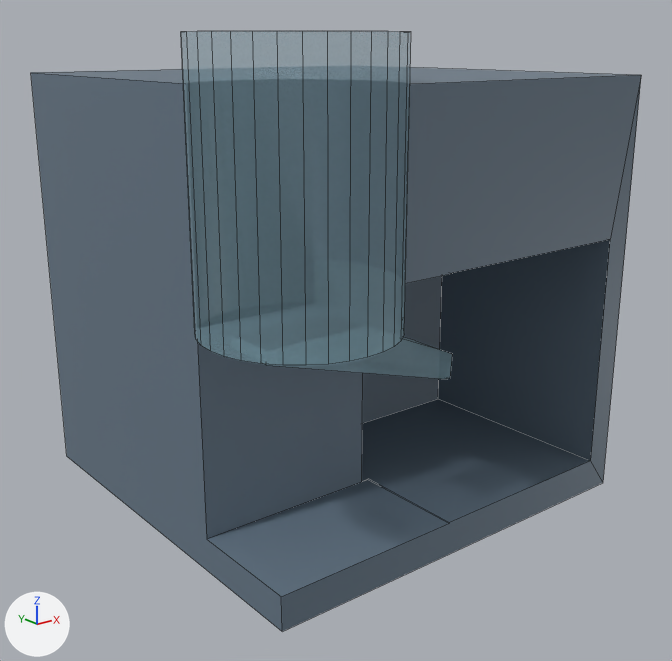
The OBJ model IceCreamMaker3d/res/MachineModel.obj as it was, and as the next commit left it.
The view is the same before and after, from a 50 mm lens placed at (-3.17, -2.8, 1.83), pointed at (-0.5, 0.54, 0.5). The lights are fixed; the arrows at lower left show +X, +Y and +Z. The first picture is the older version. Mesh edges are drawn as thin lines. Where no turn or scale is listed for an object, it has been applied to the vertices.

The first picture shows 'Aparat_za_sladoled', 'Sprikles_kontejner'.
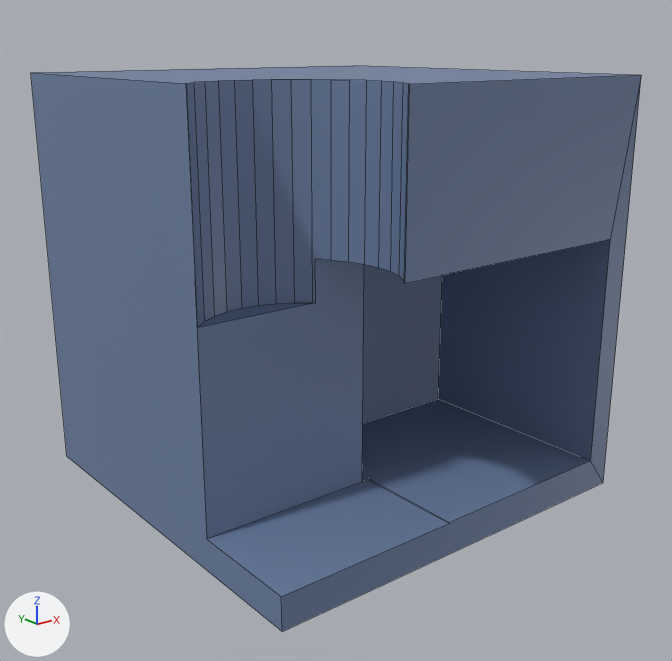
Boxes (x1, y1, x2, y2) around the edits, measured in the pictures (672 x 661 px):
'Aparat_za_sladoled', surface changed
    both: (31, 67, 641, 632)
'Sprikles_kontejner', deleted
    before: (181, 31, 453, 379)

Edits to the bpy script that builds the scene:
```text
Add img_machinetexture_png:
    img_machinetexture_png = load_image('MachineTexture.png', 'MachineTexture.png', 1024, 1024, 'sRGB')
Change mat_material_002:
    remove mat_material_002.base_color = (0.132, 0.185, 0.241)  # greyish blue #667787
    add mat_material_002.texture = img_machinetexture_png
Remove ob_sprikles_kontejner:
    ob_sprikles_kontejner = bpy.data.objects.new('Sprikles_kontejner', me_sprikles_kontejner)
    ob_sprikles_kontejner.location = (0.0, 0.0, 0.0)
```
